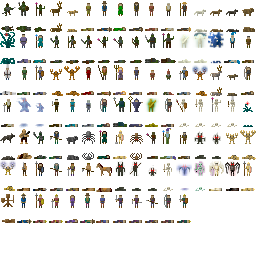
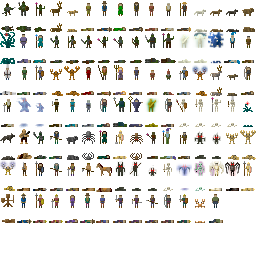
Two versions of the same layered image (256px x 256px). Layer-by-layer changes:
painted on "Background" over (195, 194, 223, 223)
